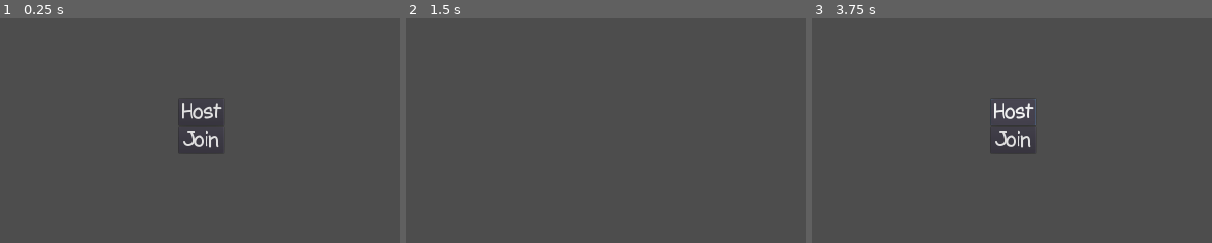
Above: before the commit, frames 1-3 (left to right).
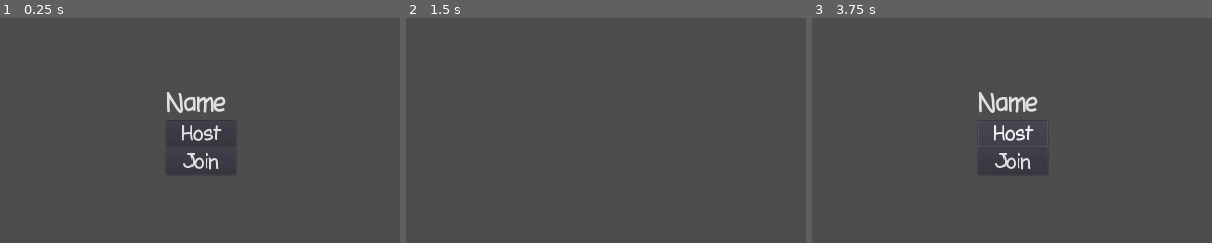
Above: after the commit, the same moments.

Repository: Mortim-Portim/SnakePro_godot
Game: Godot game, scene res://NetLobby/InGame.tscn
The game is run twice, just before and just after one commit, with the same random seed, the same clock (stepped at 60 frames per second) and the same inputs. This scene is started directly instead of the project's main scene.
Inputs:
- Up to frame 1 (0.25 s): no input
- Up to frame 2 (1.5 s): click "Join" at 0.5 s; click "Start" at 1.25 s
- Up to frame 3 (3.75 s): click "Start" at 2 s; click "Disconnect" at 2.75 s; click "Host" at 3.5 s
The pictures show only the part of the screen within x 25-75%, y 26-76%; the shares and areas given below are measured in that part.

The runs differ from the first frame. In frame 1, 1.6% of the frame differs, in the area x 41-57%, y 32-68%; in frame 2, nothing differs; in frame 3, 1.7%, in the area x 41-59%, y 32-68%.

Commit message:
fett

Diff:
--- a/NetLobby/InGame.tscn
+++ b/NetLobby/InGame.tscn
@@ -38,6 +38,7 @@
 __meta__ = {
 "_edit_use_anchors_": false
 }
+
 [connection signal="Host" from="Menu" to="Lobby" method="create_server"]
 [connection signal="Join" from="Menu" to="Lobby" method="join_server"]
 [connection signal="allReady" from="Lobby" to="." method="_on_Lobby_allReady"]
--- a/NetLobby/Lobby.gd
+++ b/NetLobby/Lobby.gd
@@ -38,8 +38,9 @@
 	emit_signal("lobbyStarting", isServer)
 	load_game()
 
-func join_server(ip = "127.0.0.1", port = 8080):
+func join_server(name, ip = "127.0.0.1", port = 8080):
 	isServer = false
+	playerName = name
 	var peer = NetworkedMultiplayerENet.new()
 	var err = peer.create_client(ip, port)
 	if err != OK:
@@ -54,6 +55,7 @@
 		get_tree().network_peer.disconnect_peer(id)
 	elif id != 1:
 		addName(id, str(id))
+		rpc("setName", netID, playerName)
 
 func _on_network_peer_disconnected(id):
 	if id != 1:
@@ -87,6 +89,11 @@
 	Name.text = name
 	$Names.add_child(Name)
 
+remotesync func setName(id, name):
+	for n in $Names.get_children():
+		if n.name == "Label_"+str(id):
+			n.text = name
+
 func remName(id):
 	emit_signal("despawn_player", id)
 	var label = get_tree().get_root().find_node("Label_"+str(id), true, false)
--- a/NetLobby/Menu.gd
+++ b/NetLobby/Menu.gd
@@ -1,7 +1,7 @@
 extends Control
 
 signal Host()
-signal Join()
+signal Join(Name)
 
 # Called when the node enters the scene tree for the first time.
 func _ready():
@@ -14,4 +14,4 @@
 
 
 func _on_Join_pressed():
-	emit_signal("Join")
+	emit_signal("Join", $Buttons/Name.get_text())
--- a/NetLobby/Menu.tscn
+++ b/NetLobby/Menu.tscn
@@ -1,13 +1,20 @@
-[gd_scene load_steps=5 format=2]
+[gd_scene load_steps=7 format=2]
 
 [ext_resource path="res://NetLobby/Menu.gd" type="Script" id=1]
 [ext_resource path="res://r_Standard/Font/comic.ttf" type="DynamicFontData" id=2]
 
-[sub_resource type="DynamicFont" id=1]
+[sub_resource type="StyleBoxEmpty" id=4]
+
+[sub_resource type="DynamicFont" id=5]
+size = 64
+outline_color = Color( 0, 0, 0, 1 )
+font_data = ExtResource( 2 )
+
+[sub_resource type="DynamicFont" id=2]
 size = 48
 font_data = ExtResource( 2 )
 
-[sub_resource type="DynamicFont" id=2]
+[sub_resource type="DynamicFont" id=3]
 size = 48
 font_data = ExtResource( 2 )
 
@@ -20,25 +27,37 @@
 }
 
 [node name="Buttons" type="VBoxContainer" parent="."]
-margin_left = 906.0
-margin_top = 470.0
-margin_right = 1015.0
-margin_bottom = 598.0
+margin_left = 876.0
+margin_top = 443.621
+margin_right = 1044.0
+margin_bottom = 649.621
 __meta__ = {
+"_edit_group_": true,
 "_edit_use_anchors_": false
 }
 
+[node name="Name" type="LineEdit" parent="Buttons"]
+margin_right = 168.0
+margin_bottom = 74.0
+custom_styles/normal = SubResource( 4 )
+custom_fonts/font = SubResource( 5 )
+text = "Name"
+max_length = 20
+placeholder_text = "Name"
+
 [node name="Host" type="Button" parent="Buttons"]
-margin_right = 109.0
-margin_bottom = 62.0
-custom_fonts/font = SubResource( 1 )
+margin_top = 78.0
+margin_right = 168.0
+margin_bottom = 140.0
+custom_fonts/font = SubResource( 2 )
 text = "Host"
 
 [node name="Join" type="Button" parent="Buttons"]
-margin_top = 66.0
-margin_right = 109.0
-margin_bottom = 128.0
-custom_fonts/font = SubResource( 2 )
+margin_top = 144.0
+margin_right = 168.0
+margin_bottom = 206.0
+custom_fonts/font = SubResource( 3 )
 text = "Join"
+
 [connection signal="pressed" from="Buttons/Host" to="." method="_on_Host_pressed"]
 [connection signal="pressed" from="Buttons/Join" to="." method="_on_Join_pressed"]
--- a/Scenes/Main.tscn
+++ b/Scenes/Main.tscn
@@ -18,6 +18,7 @@
 
 [node name="InGame" parent="." instance=ExtResource( 5 )]
 visible = false
+
 [connection signal="hof" from="Menu" to="." method="_on_Menu_hof"]
 [connection signal="play" from="Menu" to="." method="_on_Menu_play"]
 [connection signal="quit" from="Menu" to="." method="_on_Menu_quit"]
